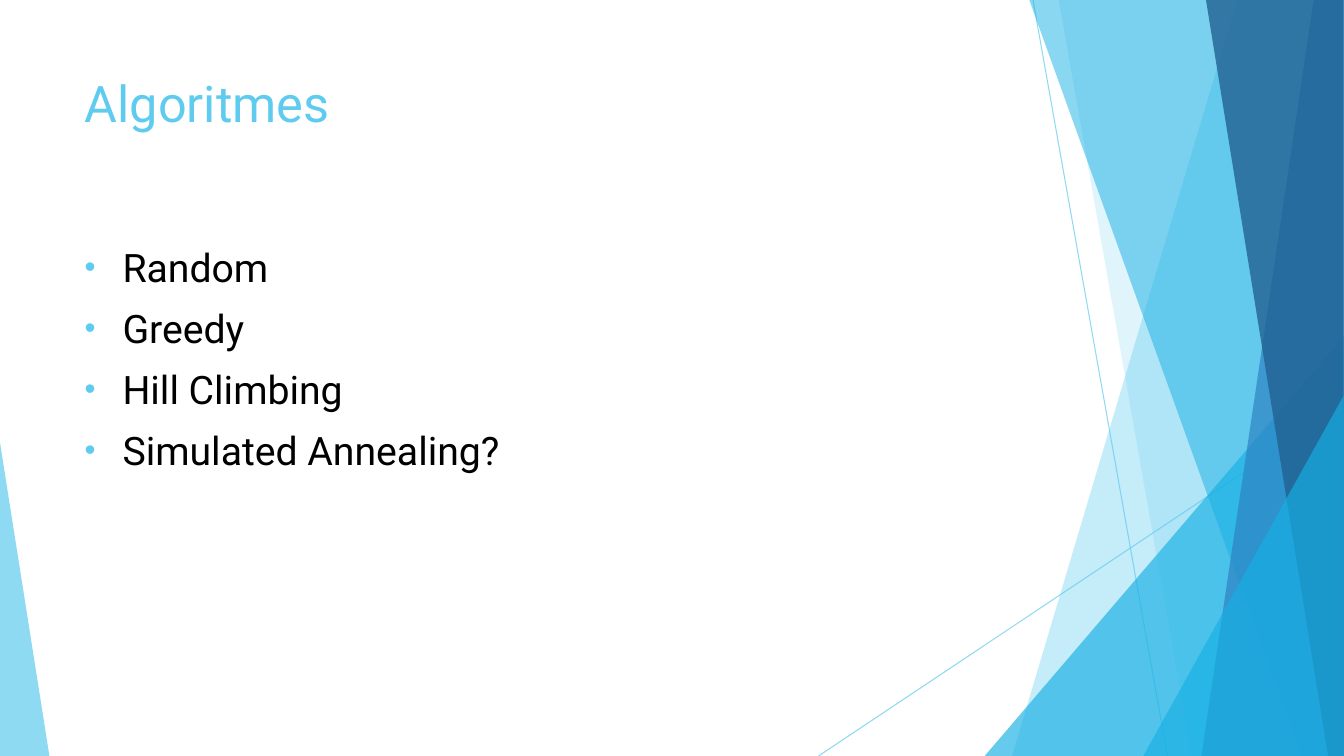
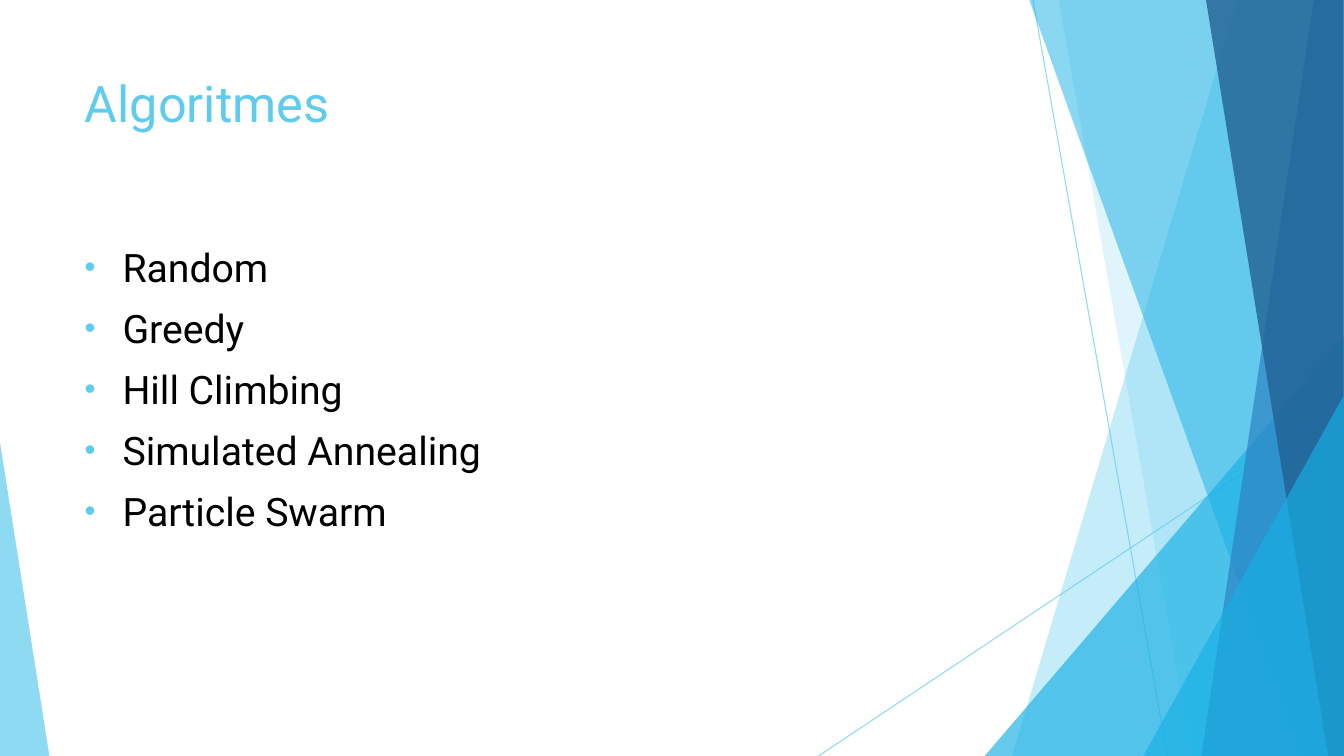
Before and after one commit to roosgreven/Heuristieken, a slide deck: slide 4 of files/presentatie heuristieken.pptx. Drawn at 1344x756 pixels with LibreOffice and Linux fonts; fonts in the diff are those of the drawing. Boxes give left, top, right and bottom in pixels: in the first picture for what was removed or moved away, otherwise in the second. Text is boxed around its words. In the diff, an @@ line names an element or a change of style, - is before the commit and + after.

```diff
--- a/files/presentatie heuristieken.pptx
+++ b/files/presentatie heuristieken.pptx
@@ text at [123,435,481,527]: text changed @@
-• Simulated Annealing?
+• Simulated Annealing
+• Particle Swarm
```
Also in this commit, not shown: 1 other slide changed.
